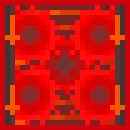
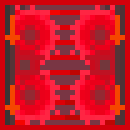
Two versions of the same layered image (130px x 130px). Layer-by-layer changes:
added layer "Pasted Layer" above "Background" over [5,5,125,125]
painted on "Background" over [5,5,125,125]
